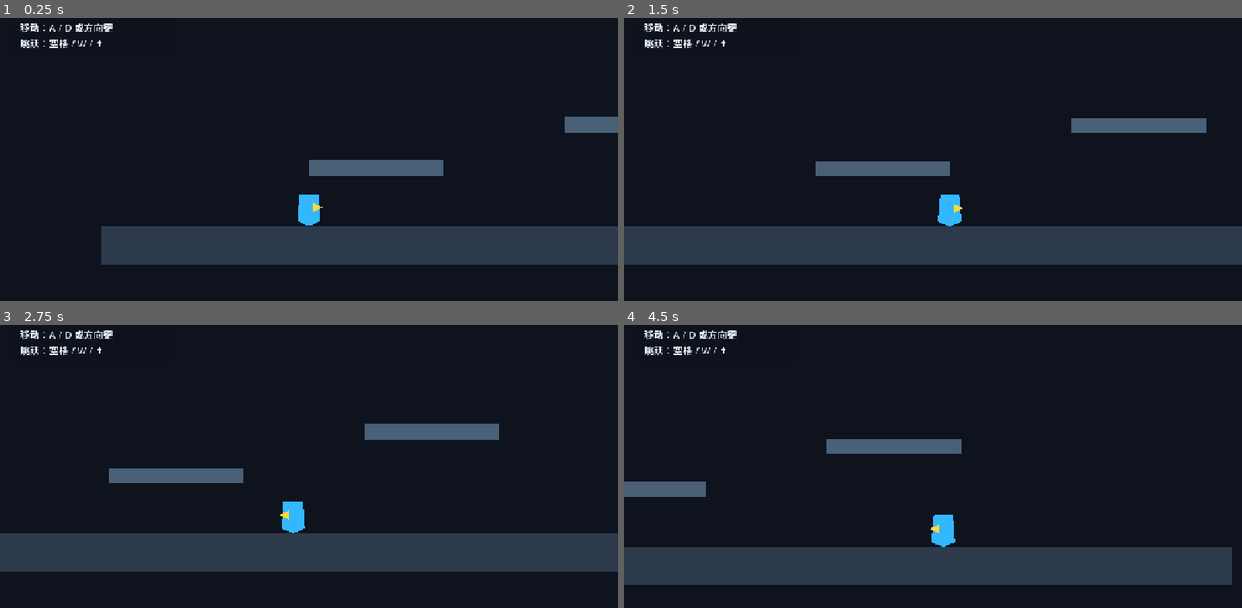
Above: before the commit, frames 1-4 (two rows, left to right).
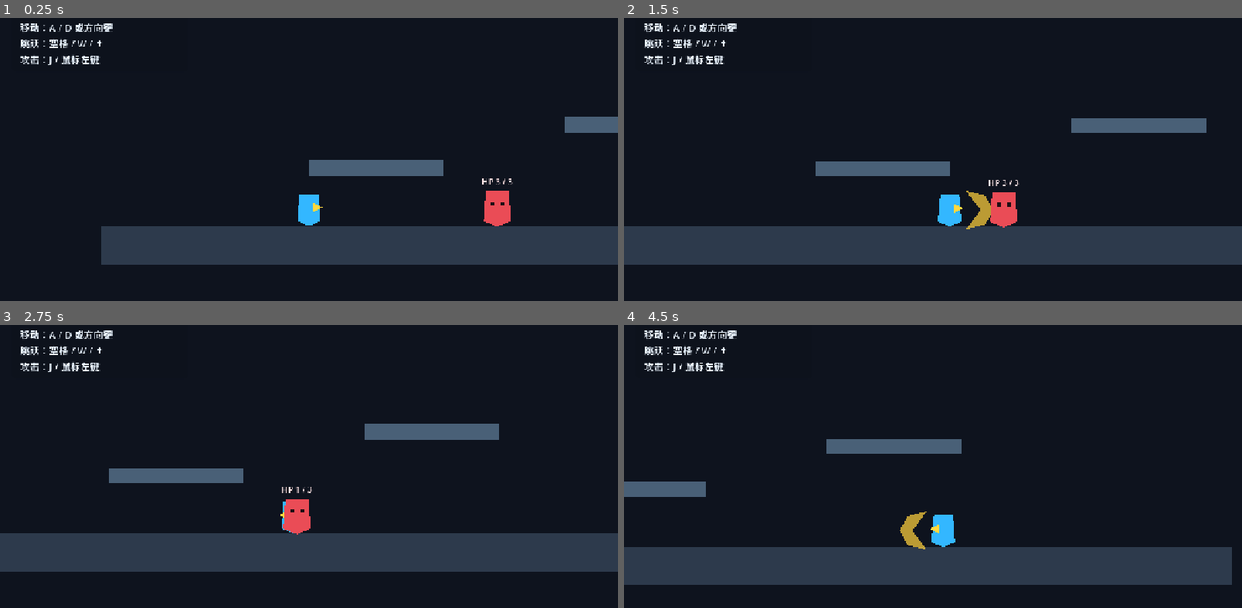
Above: after the commit, the same moments.

Repository: gaoyiyankami/holidaygame
Game: Godot game, scene res://scenes/main/main.tscn
The game is run twice, just before and just after one commit, with the same random seed, the same clock (stepped at 60 frames per second) and the same inputs.
Inputs:
- Up to frame 1 (0.25 s): no input
- Up to frame 2 (1.5 s): tap Enter at 0.5 s; hold D (move_right) from 0.53 s (still down); tap J (attack, bound only after the commit) at 0.6, 1.35 s; tap Space (jump) at 0.77 s
- Up to frame 3 (2.75 s): tap Space (jump) at 1.52 s; release D (move_right) at 2.03 s; hold A (move_left) from 2.03 s (still down); tap J (attack, bound only after the commit) at 2.1 s
- Up to frame 4 (4.5 s): release A (move_left) at 2.78 s; hold D (move_right) 2.78-4.28 s; tap J (attack, bound only after the commit) at 2.85, 3.6, 4.35 s; tap Space (jump) at 3.02, 3.77 s; hold A (move_left) from 4.28 s (still down)

The runs differ from the first frame. In frame 1, 0.7% of the frame differs, in the area x 3-83%, y 12-74%; in frame 2, 1.0%, in the area x 3-64%, y 12-75%; in frame 3, 0.7%; in frame 4, 0.5%.

Commit message:
Add basic player combat and training enemy

Diff:
--- a/project.godot
+++ b/project.godot
@@ -43,11 +43,16 @@
 , Object(InputEventKey,"resource_local_to_scene":false,"resource_name":"","device":16,"window_id":0,"alt_pressed":false …(186 unchanged characters)…
 ]
 }
+attack={
+"deadzone": 0.5,
+"events": [Object(InputEventKey,"physical_keycode":74), Object(InputEventMouseButton,"button_index":1)]
+}
 
 [layer_names]
 
 2d_physics/layer_1="World"
 2d_physics/layer_2="Player"
+2d_physics/layer_3="Enemy"
 
 [rendering]
 
--- /dev/null
+++ b/scenes/enemies/training_dummy.tscn
@@ -0,0 +1,36 @@
+[gd_scene load_steps=3 format=3]
+
+[ext_resource type="Script" path="res://scripts/enemies/training_dummy.gd" id="1_enemy"]
+
+[sub_resource type="RectangleShape2D" id="RectangleShape_enemy"]
+size = Vector2(48, 72)
+
+[node name="TrainingDummy" type="CharacterBody2D"]
+collision_layer = 4
+collision_mask = 1
+script = ExtResource("1_enemy")
+
+[node name="CollisionShape2D" type="CollisionShape2D" parent="."]
+shape = SubResource("RectangleShape_enemy")
+
+[node name="BodyVisual" type="Polygon2D" parent="."]
+polygon = PackedVector2Array(-24, -36, 24, -36, 28, 26, 0, 38, -28, 26)
+color = Color(0.92, 0.3, 0.34, 1)
+
+[node name="EyeLeft" type="Polygon2D" parent="."]
+polygon = PackedVector2Array(-14, -14, -6, -14, -6, -6, -14, -6)
+color = Color(0.12, 0.06, 0.08, 1)
+
+[node name="EyeRight" type="Polygon2D" parent="."]
+polygon = PackedVector2Array(6, -14, 14, -14, 14, -6, 6, -6)
+color = Color(0.12, 0.06, 0.08, 1)
+
+[node name="HealthLabel" type="Label" parent="."]
+offset_left = -42.0
+offset_top = -68.0
+offset_right = 42.0
+offset_bottom = -40.0
+text = "HP 3 / 3"
+horizontal_alignment = 1
+theme_override_colors/font_color = Color(1, 0.9, 0.9, 1)
+theme_override_font_sizes/font_size = 17
--- a/scenes/main/main.tscn
+++ b/scenes/main/main.tscn
@@ -1,6 +1,7 @@
-[gd_scene load_steps=5 format=3]
+[gd_scene load_steps=6 format=3]
 
 [ext_resource type="PackedScene" path="res://scenes/player/player.tscn" id="1_player"]
+[ext_resource type="PackedScene" path="res://scenes/enemies/training_dummy.tscn" id="2_enemy"]
 
 [sub_resource type="RectangleShape2D" id="RectangleShape_ground"]
 size = Vector2(1800, 80)
@@ -66,16 +67,19 @@
 [node name="Player" parent="." instance=ExtResource("1_player")]
 position = Vector2(170, 610)
 
+[node name="TrainingDummy" parent="." instance=ExtResource("2_enemy")]
+position = Vector2(560, 602)
+
 [node name="UI" type="CanvasLayer" parent="."]
 
 [node name="HelpPanel" type="PanelContainer" parent="UI"]
 offset_left = 24.0
 offset_top = 24.0
-offset_right = 360.0
-offset_bottom = 104.0
+offset_right = 390.0
+offset_bottom = 132.0
 theme_override_styles/panel = SubResource("StyleBox_panel")
 
 [node name="Label" type="Label" parent="UI/HelpPanel"]
-text = "移动：A / D 或方向键\n跳跃：空格 / W / ↑"
+text = "移动：A / D 或方向键\n跳跃：空格 / W / ↑\n攻击：J / 鼠标左键"
 theme_override_colors/font_color = Color(0.92, 0.96, 1, 1)
 theme_override_font_sizes/font_size = 20
--- a/scenes/player/player.tscn
+++ b/scenes/player/player.tscn
@@ -1,10 +1,13 @@
-[gd_scene load_steps=3 format=3]
+[gd_scene load_steps=4 format=3]
 
 [ext_resource type="Script" path="res://scripts/player/player.gd" id="1_player"]
 
 [sub_resource type="CapsuleShape2D" id="CapsuleShape_player"]
 radius = 20.0
 height = 64.0
+
+[sub_resource type="RectangleShape2D" id="RectangleShape_attack"]
+size = Vector2(76, 62)
 
 [node name="Player" type="CharacterBody2D"]
 collision_layer = 2
@@ -25,6 +28,19 @@
 polygon = PackedVector2Array(8, -14, 28, -4, 8, 6)
 color = Color(1, 0.85, 0.25, 1)
 
+[node name="AttackArea" type="Area2D" parent="Visual"]
+position = Vector2(52, 0)
+collision_layer = 0
+collision_mask = 4
+
+[node name="CollisionShape2D" type="CollisionShape2D" parent="Visual/AttackArea"]
+shape = SubResource("RectangleShape_attack")
+
+[node name="SlashVisual" type="Polygon2D" parent="Visual/AttackArea"]
+visible = false
+polygon = PackedVector2Array(-18, -40, 22, -30, 38, 0, 22, 30, -18, 40, 12, 0)
+color = Color(1, 0.82, 0.24, 0.72)
+
 [node name="Camera2D" type="Camera2D" parent="."]
 position = Vector2(0, -70)
 position_smoothing_enabled = true
--- /dev/null
+++ b/scripts/enemies/training_dummy.gd
@@ -0,0 +1,70 @@
+class_name TrainingDummy
+extends CharacterBody2D
+
+@export var max_health: int = 3
+@export var knockback_speed: float = 340.0
+
+var _health: int
+var _gravity: float = 1600.0
+var _is_dead: bool = false
+var _flash_tween: Tween
+
+@onready var _body_visual: Polygon2D = $BodyVisual
+@onready var _health_label: Label = $HealthLabel
+
+
+func _ready() -> void:
+	_health = max_health
+	_gravity = float(ProjectSettings.get_setting("physics/2d/default_gravity", 1600.0))
+	_update_health_label()
+
+
+func _physics_process(delta: float) -> void:
+	if not is_on_floor():
+		velocity.y += _gravity * delta
+
+	velocity.x = move_toward(velocity.x, 0.0, 900.0 * delta)
+	move_and_slide()
+
+
+func take_damage(amount: int, source_position: Vector2) -> void:
+	if _is_dead:
+		return
+
+	_health = maxi(_health - amount, 0)
+	var knockback_direction := signf(global_position.x - source_position.x)
+	if is_zero_approx(knockback_direction):
+		knockback_direction = 1.0
+	velocity.x = knockback_direction * knockback_speed
+	velocity.y = -140.0
+	_flash_on_hit()
+	_update_health_label()
+
+	if _health <= 0:
+		_die()
+
+
+func _flash_on_hit() -> void:
+	if _flash_tween and _flash_tween.is_valid():
+		_flash_tween.kill()
+	_body_visual.modulate = Color.WHITE
+	_flash_tween = create_tween()
+	_flash_tween.tween_property(_body_visual, "modulate", Color(1, 0.3, 0.3), 0.07)
+	_flash_tween.tween_property(_body_visual, "modulate", Color.WHITE, 0.11)
+
+
+func _update_health_label() -> void:
+	_health_label.text = "HP %d / %d" % [_health, max_health]
+
+
+func _die() -> void:
+	_is_dead = true
+	collision_layer = 0
+	collision_mask = 0
+	_health_label.text = "击败！"
+	var death_tween := create_tween()
+	death_tween.set_parallel(true)
+	death_tween.tween_property(self, "modulate:a", 0.0, 0.35)
+	death_tween.tween_property(self, "scale", Vector2(1.3, 0.2), 0.35)
+	death_tween.set_parallel(false)
+	death_tween.tween_callback(queue_free)
--- a/scripts/player/player.gd
+++ b/scripts/player/player.gd
@@ -13,9 +13,21 @@
 @export var jump_buffer_time: float = 0.12
 @export var jump_cut_multiplier: float = 0.45
 
+@export_category("Combat")
+@export var attack_damage: int = 1
+@export var attack_duration: float = 0.16
+@export var attack_cooldown: float = 0.32
+
 var _gravity: float = 1600.0
 var _coyote_timer: float = 0.0
 var _jump_buffer_timer: float = 0.0
+var _attack_timer: float = 0.0
+var _attack_cooldown_timer: float = 0.0
+var _hit_targets: Dictionary = {}
+
+@onready var _visual: Node2D = $Visual
+@onready var _attack_area: Area2D = $Visual/AttackArea
+@onready var _slash_visual: Polygon2D = $Visual/AttackArea/SlashVisual
 
 
 func _ready() -> void:
@@ -27,6 +39,7 @@
 	_apply_gravity(delta)
 	_handle_horizontal_movement(delta)
 	_handle_jump()
+	_handle_attack(delta)
 	move_and_slide()
 
 
@@ -54,7 +67,7 @@
 	if not is_zero_approx(direction):
 		var current_acceleration := acceleration if is_on_floor() else air_acceleration
 		velocity.x = move_toward(velocity.x, target_speed, current_acceleration * delta)
-		$Visual.scale.x = signf(direction)
+		_visual.scale.x = signf(direction)
 	else:
 		velocity.x = move_toward(velocity.x, 0.0, friction * delta)
 
@@ -67,3 +80,36 @@
 
 	if Input.is_action_just_released("jump") and velocity.y < 0.0:
 		velocity.y *= jump_cut_multiplier
+
+
+func _handle_attack(delta: float) -> void:
+	_attack_cooldown_timer = maxf(_attack_cooldown_timer - delta, 0.0)
+
+	if Input.is_action_just_pressed("attack") and _attack_cooldown_timer <= 0.0:
+		_start_attack()
+
+	if _attack_timer <= 0.0:
+		return
+
+	_attack_timer = maxf(_attack_timer - delta, 0.0)
+	_damage_overlapping_enemies()
+
+	if _attack_timer <= 0.0:
+		_slash_visual.visible = false
+
+
+func _start_attack() -> void:
+	_attack_timer = attack_duration
+	_attack_cooldown_timer = attack_cooldown
+	_hit_targets.clear()
+	_slash_visual.visible = true
+
+
+func _damage_overlapping_enemies() -> void:
+	for body in _attack_area.get_overlapping_bodies():
+		var target_id := body.get_instance_id()
+		if _hit_targets.has(target_id):
+			continue
+		if body.has_method("take_damage"):
+			_hit_targets[target_id] = true
+			body.take_damage(attack_damage, global_position)
Not shown, added: scripts/enemies/training_dummy.gd.uid
Not shown, changed: README.md
